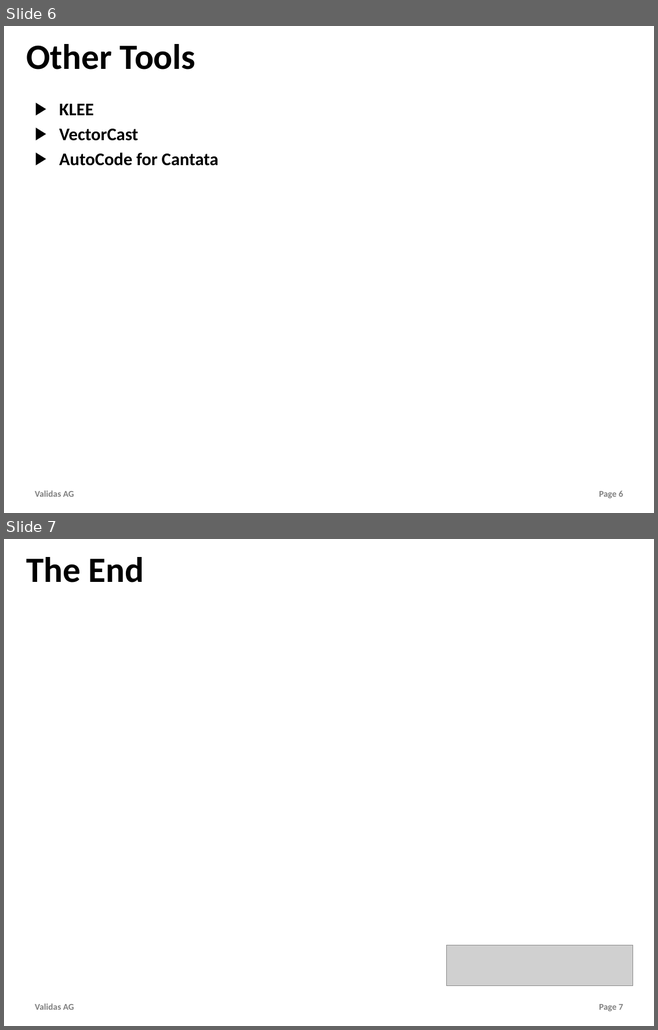
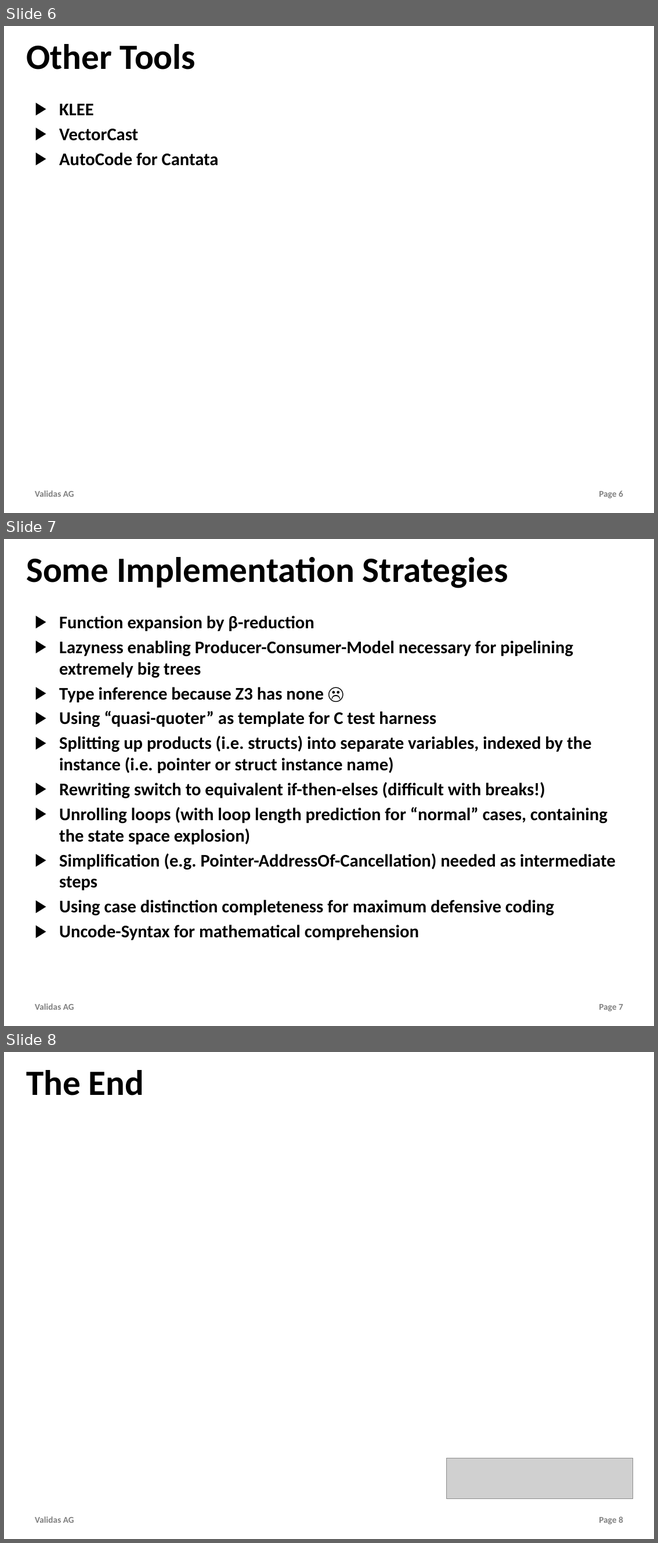
Before and after one commit to theoremprover/tvg, a slide deck: Vortraege/TestVectorGenerator.pptx. Shown one above the other, each under a label of ours: slides 6 and 7 before the commit, slides 6, 7 and 8 after it. The pictures are 658x1030 and 658x1543 pixels, drawn with LibreOffice and Linux fonts; fonts in the diff are those of the drawing; grey boxes stand for pictures; background and template pictures are left out. Boxes give left, top, right and bottom in pixels: in the first picture for what was removed or moved away, otherwise in the second. Text is boxed around its words. In the diff, an @@ line names an element or a change of style, - is before the commit and + after.

```diff
--- a/Vortraege/TestVectorGenerator.pptx
+++ b/Vortraege/TestVectorGenerator.pptx
@@ slide 7 added at <box>4,539,654,1026</box>, background #FFFFFF; not listed: 2 template elements that a slide beside it also shows @@
@@ title added at <box>26,557,508,588</box>, 56 pt, text #000000, bold @@
+Some Implementation Strategies
@@ text added at <box>59,616,615,940</box>, 28 pt, text #000000, bold @@
+▶ Function expansion by β-reduction
+▶ Lazyness enabling Producer-Consumer-Model necessary for pipelining extremely big trees
+▶ Type inference because Z3 has none ☹
+▶ Using “quasi-quoter” as template for C test harness
+▶ Splitting up products (i.e. structs) into separate variables, indexed by the instance (i.e. pointer or struct instance name)
+▶ Rewriting switch to equivalent if-then-elses (difficult with breaks!)
+▶ Unrolling loops (with loop length prediction for “normal” cases, containing the state space explosion)
+▶ Simplification (e.g. Pointer-AddressOf-Cancellation) needed as intermediate steps
+▶ Using case distinction completeness for maximum defensive coding
+▶ Uncode-Syntax for mathematical comprehension
@@ what was slide 7 is now slide 8 @@
@@ page number at <box>598,1517,623,1525</box>: text changed @@
-Page 7
+Page 8
```
Also in this commit, not shown: 1 other file.
